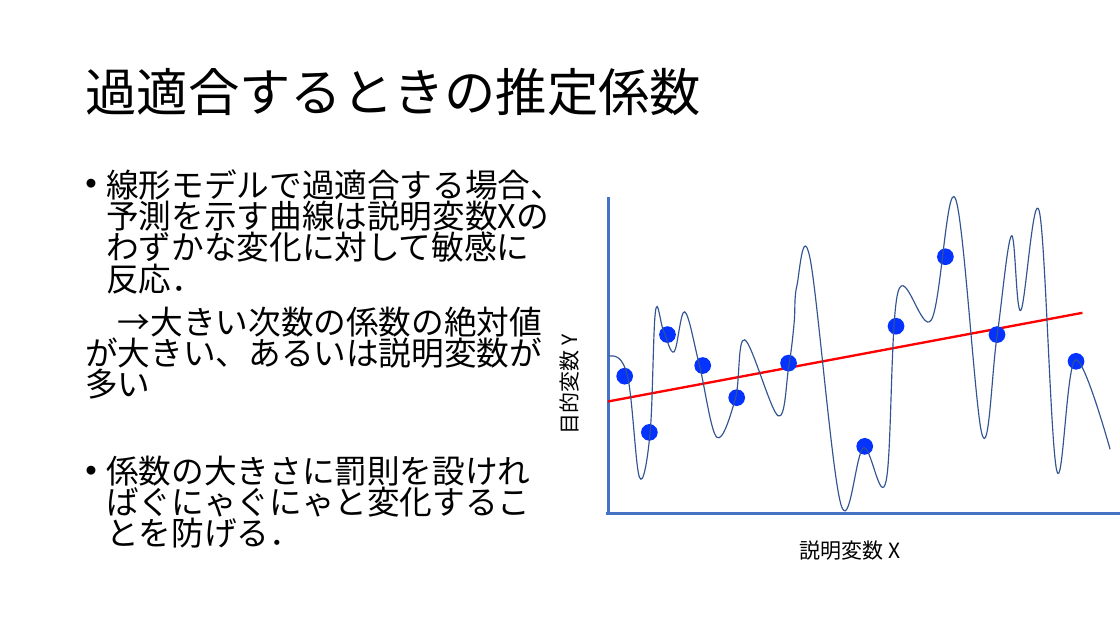
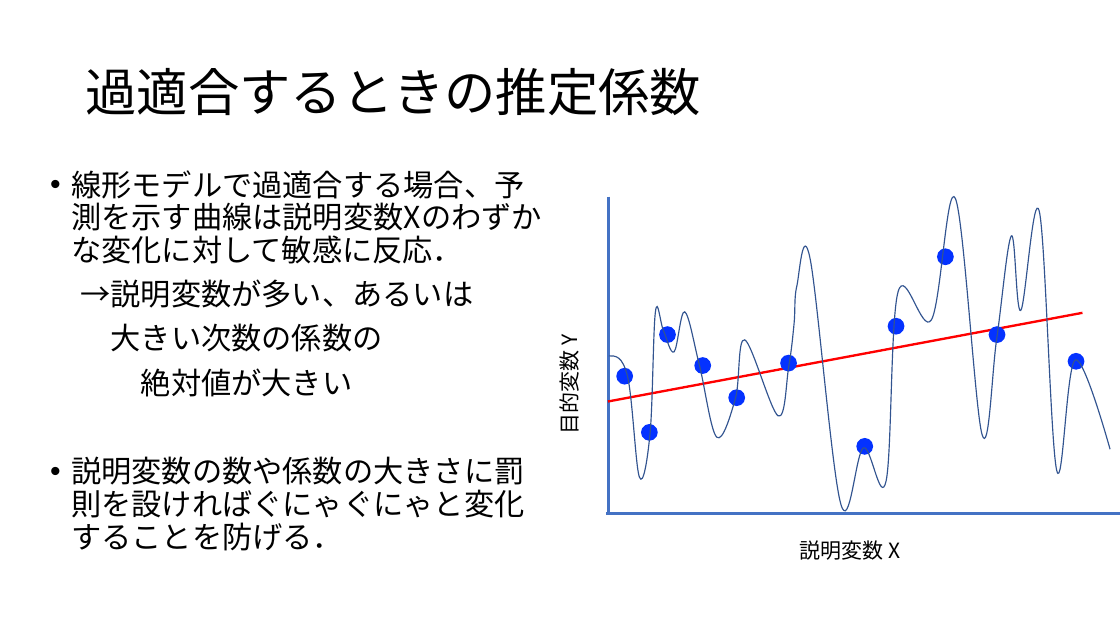
Before and after one commit to KoHMB/Shigen_kensyu_FRA, a slide deck: slide 4 of R/スライド/第32回.pptx. Drawn at 1120x630 pixels with LibreOffice and Linux fonts; fonts in the diff are those of the drawing. Boxes give left, top, right and bottom in pixels: in the first picture for what was removed or moved away, otherwise in the second. Text is boxed around its words. In the diff, an @@ line names an element or a change of style, - is before the commit and + after.

```diff
--- a/R/スライド/第32回.pptx
+++ b/R/スライド/第32回.pptx
@@ text "線形モデルで過適合する場合、予測を示す曲線は説明変数Xのわずかな変化に対して敏感に反応．": place and size @@
-text "線形モデルで過適合する場合、予測を示す曲線は説明変数Xのわずかな変化に対して敏感に反応．" at box(85, 169, 563, 548)
+text "線形モデルで過適合する場合、予測を示す曲線は説明変数Xのわずかな変化に対して敏感に反応．" at box(71, 170, 542, 551)
@@ text at box(71, 170, 542, 237): size 28 to 25.9 pt in "線形モデルで過適合する場合、予測を示す曲線は説明変数Xのわずかな変化に対して敏感に反応．"; line spacing 0.8 to 0.9 @@
@@ text at box(71, 279, 524, 551): text changed; size 28 to 25.9 pt @@
-→大きい次数の係数の絶対値が大きい、あるいは説明変数が多い
-• 係数の大きさに罰則を設ければぐにゃぐにゃと変化することを防げる．
+→説明変数が多い、あるいは
+大きい次数の係数の
+絶対値が大きい
+• 説明変数の数や係数の大きさに罰則を設ければぐにゃぐにゃと変化することを防げる．
```
Also in this commit, not shown: 7 other files.
